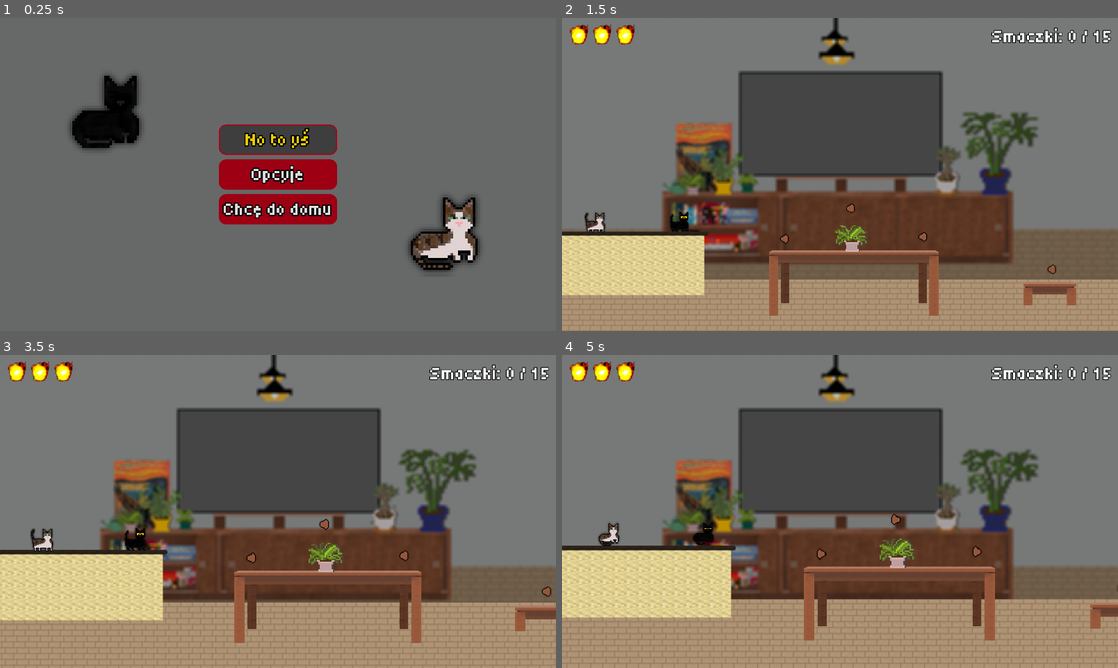
Above: before the commit, frames 1-4 (two rows, left to right).
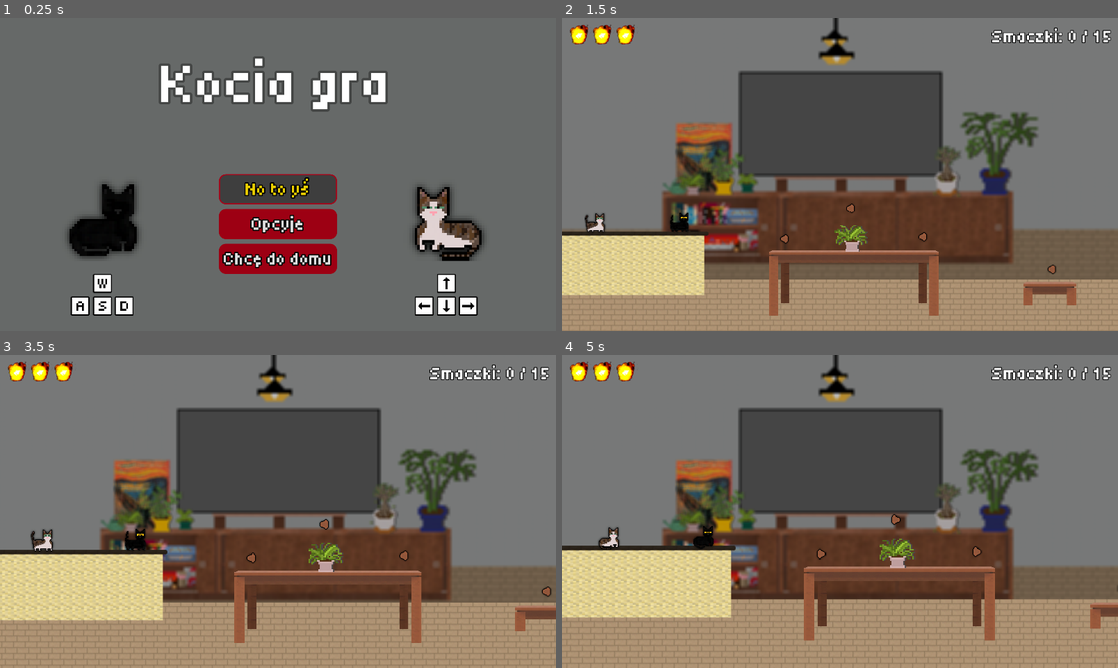
Above: after the commit, the same moments.

Repository: krzkro4122/kocia-gra
Game: Godot game, scene res://scenes/ui/main_menu.tscn
Two runs of this game, one before a commit and one after it. Both use one fixed random seed, a clock stepped at 60 frames per second and the inputs below.
Inputs:
- Up to frame 1 (0.25 s): no input
- Up to frame 2 (1.5 s): click "No to yś" at 0.5 s
- Up to frame 3 (3.5 s): no input
- Up to frame 4 (5 s): no input

The runs differ from the first frame. In frame 1, 21% of the frame differs, in the area x 12-88%, y 12-96%; in frame 2, less than 0.1%; in frame 3, 0.1%; in frame 4, 0.3%.

Commit message:
Sounds added, controls in the menu are shown

Diff:
--- /dev/null
+++ b/assets/sounds/default_bus_layout.tres
@@ -0,0 +1,15 @@
+[gd_resource type="AudioBusLayout" format=3 uid="uid://kgt7rqjvh3xx"]
+
+[resource]
+bus/1/name = &"Music"
+bus/1/solo = false
+bus/1/mute = false
+bus/1/bypass_fx = false
+bus/1/volume_db = 0.0
+bus/1/send = &"Master"
+bus/2/name = &"Sound Effects"
+bus/2/solo = false
+bus/2/mute = false
+bus/2/bypass_fx = false
+bus/2/volume_db = 0.0
+bus/2/send = &"Master"
--- /dev/null
+++ b/assets/themes/controls_ui.tscn
@@ -0,0 +1,22 @@
+[gd_scene load_steps=3 format=3 uid="uid://bbopot8xjvmpp"]
+
+[ext_resource type="Texture2D" uid="uid://bbr36tbtqw7e4" path="res://assets/sprites/wsad.png" id="1_yldch"]
+
+[sub_resource type="AtlasTexture" id="AtlasTexture_4cm3v"]
+atlas = ExtResource("1_yldch")
+region = Rect2(0, 0, 32.10085, 32)
+
+[node name="Control" type="Control"]
+layout_mode = 3
+anchors_preset = 15
+anchor_right = 1.0
+anchor_bottom = 1.0
+grow_horizontal = 2
+grow_vertical = 2
+
+[node name="TextureRect" type="TextureRect" parent="."]
+texture_filter = 1
+layout_mode = 0
+offset_right = 40.0
+offset_bottom = 40.0
+texture = SubResource("AtlasTexture_4cm3v")
--- a/project.godot
+++ b/project.godot
@@ -13,6 +13,10 @@
 config/name="Kocia Gra"
 run/main_scene="uid://cqt7is7a8i8mj"
 config/features=PackedStringArray("4.5", "Forward Plus")
+
+[audio]
+
+buses/default_bus_layout="res://assets/sounds/default_bus_layout.tres"
 
 [display]
 
--- a/scenes/cat.tscn
+++ b/scenes/cat.tscn
@@ -1,9 +1,10 @@
-[gd_scene load_steps=29 format=3 uid="uid://cphwv4vaft32m"]
+[gd_scene load_steps=30 format=3 uid="uid://cphwv4vaft32m"]
 
 [ext_resource type="Script" uid="uid://boa32aqpnte2d" path="res://scripts/cat.gd" id="1_se5fe"]
 [ext_resource type="Texture2D" uid="uid://xkqjguj08h7s" path="res://assets/sprites/explosion.png" id="2_kedyd"]
 [ext_resource type="Script" uid="uid://g8b2aw3dn7e" path="res://scripts/state_machine.gd" id="2_se5fe"]
 [ext_resource type="Script" uid="uid://c5ddufvbbox2a" path="res://scripts/states/CatIdle.gd" id="3_t8pth"]
+[ext_resource type="AudioStream" uid="uid://bpxxa3tdyrppo" path="res://assets/sounds/Chunky Explosion.mp3" id="3_v4p53"]
 [ext_resource type="Script" uid="uid://br5t2hcrc517h" path="res://scripts/states/CatRest.gd" id="4_cxap7"]
 [ext_resource type="Script" uid="uid://cvjrvysg6a8vi" path="res://scripts/states/CatMove.gd" id="5_tol8a"]
 [ext_resource type="Script" uid="uid://co8kt33erkkw1" path="res://scripts/states/CatJump.gd" id="6_8px16"]
@@ -12,7 +13,7 @@
 [ext_resource type="Script" uid="uid://nrxrumugwxxb" path="res://scripts/states/CatFall.gd" id="9_32af4"]
 
 [sub_resource type="RectangleShape2D" id="RectangleShape2D_c0fbc"]
-size = Vector2(26, 25)
+size = Vector2(26, 21)
 
 [sub_resource type="AtlasTexture" id="AtlasTexture_j2mit"]
 atlas = ExtResource("2_kedyd")
@@ -147,7 +148,7 @@
 script = ExtResource("1_se5fe")
 
 [node name="CollisionShape2D" type="CollisionShape2D" parent="."]
-position = Vector2(0, 4.5)
+position = Vector2(0, 2.5)
 shape = SubResource("RectangleShape2D_c0fbc")
 
 [node name="GroundDetector" type="RayCast2D" parent="."]
@@ -163,6 +164,10 @@
 sprite_frames = SubResource("SpriteFrames_v4p53")
 animation = &"explode"
 
+[node name="ExplosionSound" type="AudioStreamPlayer2D" parent="."]
+stream = ExtResource("3_v4p53")
+bus = &"Sound Effects"
+
 [node name="StateMachine" type="Node" parent="." node_paths=PackedStringArray("initial_state")]
 script = ExtResource("2_se5fe")
 initial_state = NodePath("Idle")
--- a/scenes/levels/level1.tscn
+++ b/scenes/levels/level1.tscn
@@ -174,7 +174,7 @@
 }],
 "loop": true,
 "name": &"rest",
-"speed": 2.0
+"speed": 1.5
 }]
 
 [sub_resource type="AtlasTexture" id="AtlasTexture_1gxwf"]
@@ -562,7 +562,7 @@
 [node name="AnimatedSprite2D" type="AnimatedSprite2D" parent="Kotki/Honcia"]
 texture_filter = 1
 sprite_frames = SubResource("SpriteFrames_ssvqc")
-animation = &"idle"
+animation = &"rest"
 autoplay = "idle"
 
 [node name="Kazik" parent="Kotki" node_paths=PackedStringArray("animated_sprite") instance=ExtResource("3_jrfo0")]
--- a/scenes/ui/main_menu.tscn
+++ b/scenes/ui/main_menu.tscn
@@ -1,9 +1,10 @@
-[gd_scene load_steps=21 format=3 uid="uid://cqt7is7a8i8mj"]
+[gd_scene load_steps=30 format=3 uid="uid://cqt7is7a8i8mj"]
 
 [ext_resource type="Script" uid="uid://yxmswlq1b3ef" path="res://scripts/ui/main_menu.gd" id="1_fe2o3"]
 [ext_resource type="Theme" uid="uid://b0agi2la8568i" path="res://assets/themes/hud.tres" id="2_1g8jr"]
 [ext_resource type="Script" uid="uid://dotgydka7ys1u" path="res://scripts/ui/animated_texture_rect.gd" id="3_x2yvf"]
 [ext_resource type="Texture2D" uid="uid://uqdshihvrpsh" path="res://assets/sprites/kotki-sheet.png" id="4_x2yvf"]
+[ext_resource type="Texture2D" uid="uid://bbr36tbtqw7e4" path="res://assets/sprites/wsad.png" id="5_x2yvf"]
 
 [sub_resource type="AtlasTexture" id="AtlasTexture_otr3d"]
 atlas = ExtResource("4_x2yvf")
@@ -116,6 +117,38 @@
 "speed": 3.0
 }]
 
+[sub_resource type="AtlasTexture" id="AtlasTexture_y1h5l"]
+atlas = ExtResource("5_x2yvf")
+region = Rect2(64, 0, 32, 32)
+
+[sub_resource type="AtlasTexture" id="AtlasTexture_pw24t"]
+atlas = ExtResource("5_x2yvf")
+region = Rect2(96, 0, 32, 32)
+
+[sub_resource type="AtlasTexture" id="AtlasTexture_5dct7"]
+atlas = ExtResource("5_x2yvf")
+region = Rect2(32, 0, 32, 32)
+
+[sub_resource type="AtlasTexture" id="AtlasTexture_qilvv"]
+atlas = ExtResource("5_x2yvf")
+region = Rect2(0, 0, 32.10085, 32)
+
+[sub_resource type="AtlasTexture" id="AtlasTexture_jbte4"]
+atlas = ExtResource("5_x2yvf")
+region = Rect2(256, 0, 32, 32)
+
+[sub_resource type="AtlasTexture" id="AtlasTexture_e0hcc"]
+atlas = ExtResource("5_x2yvf")
+region = Rect2(256, 0, 32, 32)
+
+[sub_resource type="AtlasTexture" id="AtlasTexture_qch7b"]
+atlas = ExtResource("5_x2yvf")
+region = Rect2(256, 0, 32, 32)
+
+[sub_resource type="AtlasTexture" id="AtlasTexture_4ovp2"]
+atlas = ExtResource("5_x2yvf")
+region = Rect2(256, 0, 32, 32)
+
 [node name="Main Menu" type="Control"]
 layout_mode = 3
 anchors_preset = 15
@@ -125,7 +158,7 @@
 grow_vertical = 2
 script = ExtResource("1_fe2o3")
 
-[node name="ColorRect" type="ColorRect" parent="."]
+[node name="Background" type="ColorRect" parent="."]
 layout_mode = 1
 anchors_preset = 15
 anchor_right = 1.0
@@ -134,13 +167,29 @@
 grow_vertical = 2
 color = Color(0.40070656, 0.41302085, 0.40686372, 1)
 
+[node name="Title" type="Label" parent="."]
+layout_mode = 1
+anchors_preset = 5
+anchor_left = 0.5
+anchor_right = 0.5
+offset_left = -404.0
+offset_top = 115.0
+offset_right = 396.0
+offset_bottom = 340.0
+grow_horizontal = 2
+theme = ExtResource("2_1g8jr")
+theme_override_colors/font_outline_color = Color(0, 0, 0, 0.34117648)
+theme_override_constants/outline_size = 32
+theme_override_font_sizes/font_size = 200
+text = "Kocia gra"
+
 [node name="Honcia" type="TextureRect" parent="."]
 texture_filter = 1
 layout_mode = 0
-offset_left = 215.0
-offset_top = 174.0
-offset_right = 515.0
-offset_bottom = 474.0
+offset_left = 206.0
+offset_top = 539.0
+offset_right = 506.0
+offset_bottom = 839.0
 texture = SubResource("AtlasTexture_otr3d")
 script = ExtResource("3_x2yvf")
 sprites = SubResource("SpriteFrames_btxxm")
@@ -150,54 +199,210 @@
 [node name="Kazik" type="TextureRect" parent="."]
 texture_filter = 1
 layout_mode = 0
-offset_left = 1389.0
-offset_top = 592.0
-offset_right = 1689.0
-offset_bottom = 892.0
+offset_left = 1393.0
+offset_top = 539.0
+offset_right = 1693.0
+offset_bottom = 839.0
 texture = SubResource("AtlasTexture_m1kxf")
+flip_h = true
 script = ExtResource("3_x2yvf")
 sprites = SubResource("SpriteFrames_y1h5l")
 auto_play = true
 
-[node name="VBoxContainer" type="VBoxContainer" parent="."]
-layout_mode = 1
-anchors_preset = 8
+[node name="KazikControls" type="Control" parent="."]
+anchors_preset = 0
+offset_right = 40.0
+offset_bottom = 40.0
+
+[node name="TextureRect" type="TextureRect" parent="KazikControls"]
+texture_filter = 1
+layout_mode = 0
+offset_left = 1509.0
+offset_top = 883.0
+offset_right = 1549.0
+offset_bottom = 923.0
+scale = Vector2(1.64, 1.64)
+texture = SubResource("AtlasTexture_y1h5l")
+
+[node name="TextureRect2" type="TextureRect" parent="KazikControls"]
+texture_filter = 1
+layout_mode = 0
+offset_left = 1584.0
+offset_top = 960.99994
+offset_right = 1624.0
+offset_bottom = 1000.99994
+scale = Vector2(1.64, 1.64)
+texture = SubResource("AtlasTexture_pw24t")
+
+[node name="TextureRect3" type="TextureRect" parent="KazikControls"]
+texture_filter = 1
+layout_mode = 0
+offset_left = 1509.0
+offset_top = 960.99994
+offset_right = 1549.0
+offset_bottom = 1000.99994
+scale = Vector2(1.64, 1.64)
+texture = SubResource("AtlasTexture_5dct7")
+
+[node name="TextureRect4" type="TextureRect" parent="KazikControls"]
+texture_filter = 1
+layout_mode = 0
+offset_left = 1432.0
+offset_top = 960.99994
+offset_right = 1472.0
+offset_bottom = 1000.99994
+scale = Vector2(1.64, 1.64)
+texture = SubResource("AtlasTexture_qilvv")
+
+[node name="HonciakControls" type="Control" parent="."]
+anchors_preset = 0
+offset_left = -1188.0
+offset_right = -1148.0
+offset_bottom = 40.0
+
+[node name="TextureRect" type="TextureRect" parent="HonciakControls"]
+texture_filter = 1
+layout_mode = 0
+offset_left = 1509.0
+offset_top = 883.0
+offset_right = 1549.0
+offset_bottom = 923.0
+scale = Vector2(1.64, 1.64)
+texture = SubResource("AtlasTexture_jbte4")
+
+[node name="Label" type="Label" parent="HonciakControls/TextureRect"]
+layout_mode = 1
+anchors_preset = 15
+anchor_right = 1.0
+anchor_bottom = 1.0
+offset_left = 2.4390244
+offset_right = 2.4390259
+grow_horizontal = 2
+grow_vertical = 2
+theme = ExtResource("2_1g8jr")
+theme_override_colors/font_color = Color(0, 0, 0, 1)
+theme_override_font_sizes/font_size = 32
+text = "W"
+horizontal_alignment = 1
+vertical_alignment = 1
+
+[node name="TextureRect2" type="TextureRect" parent="HonciakControls"]
+texture_filter = 1
+layout_mode = 0
+offset_left = 1584.0
+offset_top = 960.99994
+offset_right = 1624.0
+offset_bottom = 1000.99994
+scale = Vector2(1.64, 1.64)
+texture = SubResource("AtlasTexture_e0hcc")
+
+[node name="Label" type="Label" parent="HonciakControls/TextureRect2"]
+layout_mode = 1
+anchors_preset = 15
+anchor_right = 1.0
+anchor_bottom = 1.0
+offset_left = 2.4390244
+offset_right = 2.4390259
+grow_horizontal = 2
+grow_vertical = 2
+theme = ExtResource("2_1g8jr")
+theme_override_colors/font_color = Color(0, 0, 0, 1)
+theme_override_font_sizes/font_size = 32
+text = "D"
+horizontal_alignment = 1
+vertical_alignment = 1
+
+[node name="TextureRect3" type="TextureRect" parent="HonciakControls"]
+texture_filter = 1
+layout_mode = 0
+offset_left = 1509.0
+offset_top = 960.99994
+offset_right = 1549.0
+offset_bottom = 1000.99994
+scale = Vector2(1.64, 1.64)
+texture = SubResource("AtlasTexture_qch7b")
+
+[node name="Label" type="Label" parent="HonciakControls/TextureRect3"]
+layout_mode = 1
+anchors_preset = 15
+anchor_right = 1.0
+anchor_bottom = 1.0
+offset_left = 2.4390244
+offset_right = 2.4390259
+grow_horizontal = 2
+grow_vertical = 2
+theme = ExtResource("2_1g8jr")
+theme_override_colors/font_color = Color(0, 0, 0, 1)
+theme_override_font_sizes/font_size = 32
+text = "S"
+horizontal_alignment = 1
+vertical_alignment = 1
+
+[node name="TextureRect4" type="TextureRect" parent="HonciakControls"]
+texture_filter = 1
+layout_mode = 0
+offset_left = 1432.0
+offset_top = 960.99994
+offset_right = 1472.0
+offset_bottom = 1000.99994
+scale = Vector2(1.64, 1.64)
+texture = SubResource("AtlasTexture_4ovp2")
+
+[node name="Label" type="Label" parent="HonciakControls/TextureRect4"]
+layout_mode = 1
+anchors_preset = 15
+anchor_right = 1.0
+anchor_bottom = 1.0
+offset_left = 2.4390244
+offset_right = 2.4390259
+grow_horizontal = 2
+grow_vertical = 2
+theme = ExtResource("2_1g8jr")
+theme_override_colors/font_color = Color(0, 0, 0, 1)
+theme_override_font_sizes/font_size = 32
+text = "A"
+horizontal_alignment = 1
+vertical_alignment = 1
+
+[node name="Buttons" type="VBoxContainer" parent="."]
+layout_mode = 1
+anchors_preset = 7
 anchor_left = 0.5
-anchor_top = 0.5
+anchor_top = 1.0
 anchor_right = 0.5
-anchor_bottom = 0.5
+anchor_bottom = 1.0
 offset_left = -204.0
-offset_top = -172.0
+offset_top = -541.0
 offset_right = 204.0
-offset_bottom = 172.0
-grow_horizontal = 2
-grow_vertical = 2
-
-[node name="StartButton" type="Button" parent="VBoxContainer"]
+offset_bottom = -197.0
+grow_horizontal = 2
+grow_vertical = 0
+
+[node name="StartButton" type="Button" parent="Buttons"]
 layout_mode = 2
 theme = ExtResource("2_1g8jr")
 text = "No to yś"
 
-[node name="HSeparator" type="HSeparator" parent="VBoxContainer"]
+[node name="HSeparator" type="HSeparator" parent="Buttons"]
 modulate = Color(1, 1, 1, 0)
 custom_minimum_size = Vector2(0, 8)
 layout_mode = 2
 
-[node name="OptionsButton" type="Button" parent="VBoxContainer"]
+[node name="OptionsButton" type="Button" parent="Buttons"]
 layout_mode = 2
 theme = ExtResource("2_1g8jr")
 text = "Opcyje"
 
-[node name="HSeparator2" type="HSeparator" parent="VBoxContainer"]
+[node name="HSeparator2" type="HSeparator" parent="Buttons"]
 modulate = Color(1, 1, 1, 0)
 custom_minimum_size = Vector2(0, 8)
 layout_mode = 2
 
-[node name="QuitButton" type="Button" parent="VBoxContainer"]
+[node name="QuitButton" type="Button" parent="Buttons"]
 layout_mode = 2
 theme = ExtResource("2_1g8jr")
 text = "Chcę do domu"
 
-[connection signal="pressed" from="VBoxContainer/StartButton" to="." method="_on_start_button_pressed"]
-[connection signal="pressed" from="VBoxContainer/OptionsButton" to="." method="_on_options_button_pressed"]
-[connection signal="pressed" from="VBoxContainer/QuitButton" to="." method="_on_quit_button_pressed"]
+[connection signal="pressed" from="Buttons/StartButton" to="." method="_on_start_button_pressed"]
+[connection signal="pressed" from="Buttons/OptionsButton" to="." method="_on_options_button_pressed"]
+[connection signal="pressed" from="Buttons/QuitButton" to="." method="_on_quit_button_pressed"]
--- a/scripts/cat.gd
+++ b/scripts/cat.gd
@@ -12,7 +12,10 @@
 @onready var safe_spot_detector: RayCast2D = $SafeSpotDetector
 @onready var ground_detector: RayCast2D = $GroundDetector
 @onready var game_manager: Node = %GameManager
+
 @onready var explosion_sprite: AnimatedSprite2D = $ExplosionSprite
+@onready var explosion_sound: AudioStreamPlayer2D = $ExplosionSound
+
 @onready var state_machine: Node = $StateMachine
 
 
@@ -44,6 +47,8 @@
 	dead = true
 	animated_sprite.flip_v = true
 	explosion_sprite.play("explode")
+	explosion_sound.play()
+
 
 
 func respawn() -> void:
--- a/scripts/ui/main_menu.gd
+++ b/scripts/ui/main_menu.gd
@@ -1,8 +1,9 @@
 extends Control
 
+@onready var start_button: Button = $Buttons/StartButton
 
 func _ready() -> void:
-	$VBoxContainer/StartButton.grab_focus()
+	start_button.grab_focus()
 
 
 func _on_start_button_pressed() -> void:
Not shown, added: assets/sounds/Chunky Explosion.mp3.import
Binary file changed: assets/sprites/kotki-sheet.png
Binary file added: assets/sprites/wsad.png
Not shown, added: assets/sprites/wsad.png.import
Not shown, added: assets/sounds/Chunky Explosion.m4a
Not shown, added: assets/sounds/Chunky Explosion.mp3
